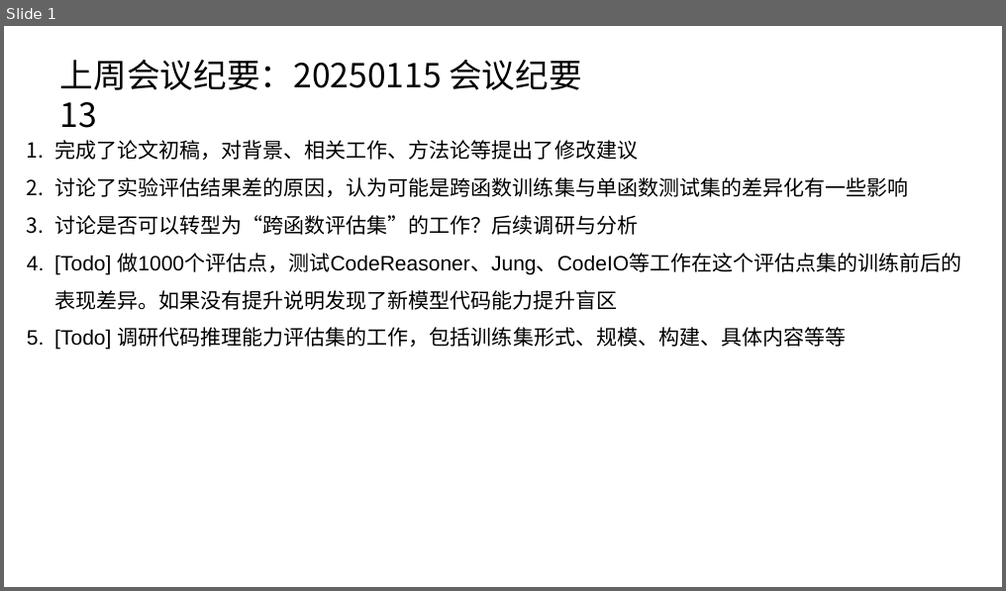
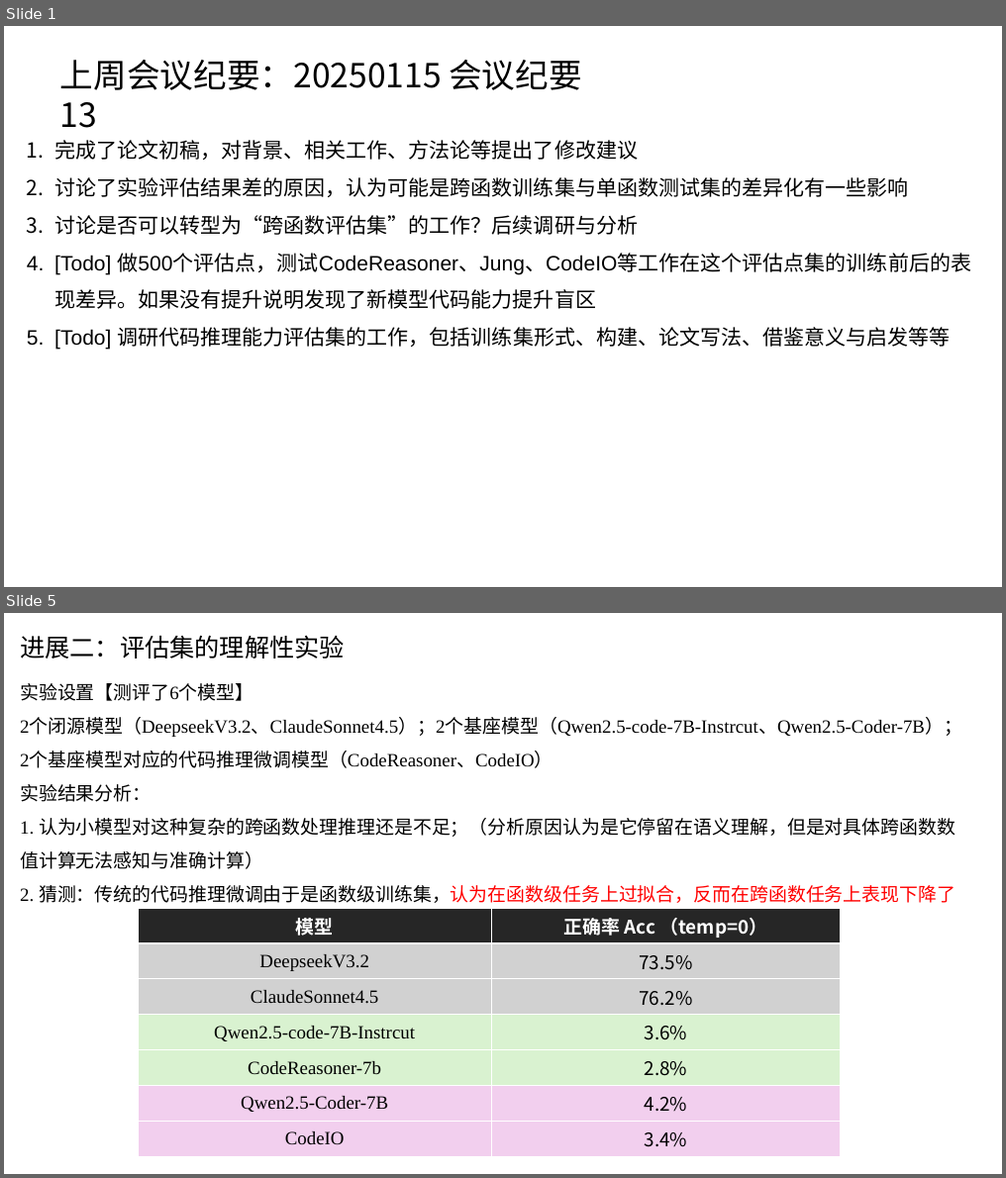
Before and after one commit to caoye04/TreecEva, a slide deck: 组会记录/组会0122.pptx. Shown one above the other, each under a label of ours: slide 1 before the commit, slides 1 and 5 after it; the slides between them are not shown. The pictures are 1006x591 and 1006x1178 pixels, drawn with LibreOffice and Linux fonts; fonts in the diff are those of the drawing. Boxes give left, top, right and bottom in pixels: in the first picture for what was removed or moved away, otherwise in the second. Text is boxed around its words. In the diff, an @@ line names an element or a change of style, - is before the commit and + after.

```diff
--- a/组会记录/组会0122.pptx
+++ b/组会记录/组会0122.pptx
@@ slide 5 added at bbox=[4, 613, 1002, 1174], background #FFFFFF @@
@@ text added at bbox=[20, 635, 345, 659], 24 pt, text #000000 @@
+进展二：评估集的理解性实验
@@ text added at bbox=[20, 683, 962, 903], 18 pt, text #000000 @@
+实验设置【测评了6个模型】
+2个闭源模型（DeepseekV3.2、ClaudeSonnet4.5）；2个基座模型（Qwen2.5-code-7B-Instrcut、Qwen2.5-Coder-7B）；2个基座模型对应的代码推理微调模型（CodeReasoner、CodeIO）
+实验结果分析：
+1. 认为小模型对这种复杂的跨函数处理推理还是不足；（分析原因认为是它停留在语义理解，但是对具体跨函数数值计算无法感知与准确计算）
+2. 猜测：传统的代码推理微调由于是函数级训练集，认为在函数级任务上过拟合，反而在跨函数任务上表现下降了
@@ table added at bbox=[138, 908, 841, 1157], 7 rows, 2 columns @@
+模型 | 正确率 Acc （temp=0）
+DeepseekV3.2 | 73.5%
+ClaudeSonnet4.5 | 76.2%
+Qwen2.5-code-7B-Instrcut | 3.6%
+CodeReasoner-7b | 2.8%
+Qwen2.5-Coder-7B | 4.2%
+CodeIO | 3.4%
@@ slide 1 changed as well @@
@@ text at bbox=[54, 253, 971, 350]: text changed @@
-4. [Todo] 做1000个评估点，测试CodeReasoner、Jung、CodeIO等工作在这个评估点集的训练前后的表现差异。如果没有提升说明发现了新模型代码能力提升盲区
-5. [Todo] 调研代码推理能力评估集的工作，包括训练集形式、规模、构建、具体内容等等
+4. [Todo] 做500个评估点，测试CodeReasoner、Jung、CodeIO等工作在这个评估点集的训练前后的表现差异。如果没有提升说明发现了新模型代码能力提升盲区
+5. [Todo] 调研代码推理能力评估集的工作，包括训练集形式、构建、论文写法、借鉴意义与启发等等
```
Also in this commit, not shown: 22 other slides changed, 2 other slides added, 6 other files.
